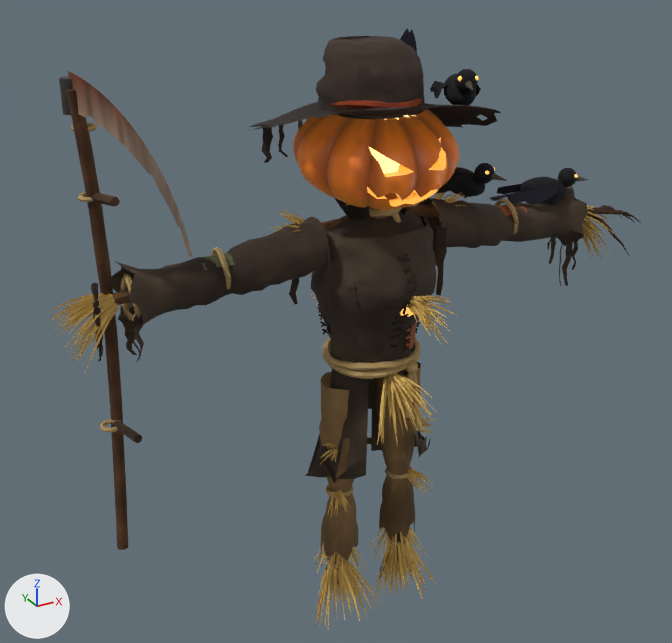
A saved change to the glTF model public/models/creatures/gourdlight_thatchgrin.glb.
Rendered twice from a camera (50 mm lens) standing at (-3.57, -5.89, 5.54) and looking at (-0.31, 0.04, 2.58). Lighting does not change. The marker at lower left points along +X, +Y and +Z. The first picture is the older version. Vertices at exactly the same position are counted once.

The older version as bpy lines, for what is in view:
```python
me_thatchgrin = bpy.data.meshes.new('Thatchgrin')
me_thatchgrin.from_pydata(...)  # 22999 vertices, 39006 faces; spans x -2.5..2.76, y -1.64..0.88, z -0.29..4.74
# faces by material slot: [31124, 3409, 3436, 589, 152, 200, 96]
me_thatchgrin.materials.append(mat_scarecrowmatte)
me_thatchgrin.materials.append(mat_gourdlitskin)
me_thatchgrin.materials.append(mat_gourdinner)
me_thatchgrin.materials.append(mat_gourdflesh)
me_thatchgrin.materials.append(mat_gourdglow)
me_thatchgrin.materials.append(mat_scarecrowglow)
me_thatchgrin.materials.append(mat_iron)
ob_thatchgrin = bpy.data.objects.new('Thatchgrin', me_thatchgrin)
ob_thatchgrin.location = (0.0, 0.0, 0.0)
```
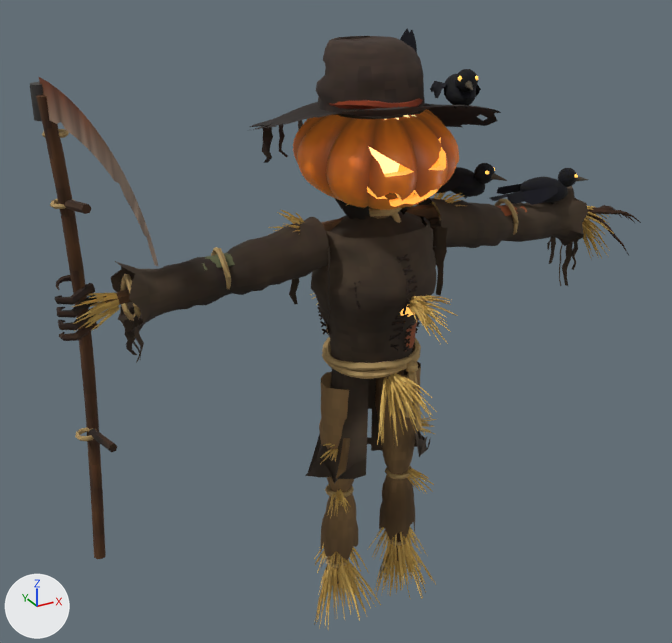
The change, as a list of edits to the scene's bpy script:
```text
Change me_thatchgrin:
    remove me_thatchgrin.from_pydata(...)  # 22999 vertices, 39006 faces; spans x -2.5..2.76, y -1.64..0.88, z -0.29..4.74
    add me_thatchgrin.from_pydata(...)  # 22714 vertices, 38591 faces; spans x -2.45..2.76, y -1.64..0.88, z -0.29..4.74
    me_thatchgrin part 1: the loose piece of 12 vertices spanning x -2.42..-2.06, y -0.02..0.01, z 3.1..3.17 is multiplied about its middle by the matrix ((0.425, -0.067, 0.16), (0.077, 0.452, -0.015), (-0.155, 0.04, 0.43)), then moved by (0.12, -0.02, 0.02)
    me_thatchgrin part 2: the loose piece of 12 vertices spanning x -2.31..-2.06, y -0.05..0.01, z 2.95..3.13 is multiplied about its middle by the matrix ((1.012, 0.238, 0.145), (-0.264, 0.995, 0.208), (-0.09, -0.237, 1.019)), then moved by (0.0, 0.0, -0.02)
    me_thatchgrin part 3: the loose piece of 12 vertices spanning x -2.36..-2.07, y -0.09..-0.02, z 3.03..3.18 is multiplied about its middle by the matrix ((0.889, -0.048, 0.498), (0.031, 1.019, 0.042), (-0.499, -0.021, 0.889)), then moved by (0.01, 0.01, 0.05)
    me_thatchgrin part 4: the loose piece of 12 vertices spanning x -2.47..-2.07, y -0.13..-0.02, z 3.08..3.18 is scaled about its middle by (0.796, 1.02, 0.335), then moved by (0.07, -0.01, -0.02)
    me_thatchgrin part 5: the loose piece of 12 vertices spanning x -2.4..-2.06, y -0.07..0.01, z 3.04..3.14 is scaled about its middle by (0.511, -0.0114, 0.325), then moved by (0.1, 0.03, 0.02)
    me_thatchgrin part 6: the loose piece of 12 vertices spanning x -2.35..-2.05, y -0.14..0.01, z 2.95..3.13 is multiplied about its middle by the matrix ((0.533, 0.138, 0.283), (-0.21, 0.571, 0.116), (-0.236, -0.196, 0.538)), then moved by (0.05, 0.01, 0.11)
    me_thatchgrin part 7: the loose piece of 12 vertices spanning x -2.47..-2.07, y -0.03..0.0, z 3.1..3.19 is multiplied about its middle by the matrix ((0.46, 0.01, 0.093), (-0.018, 0.467, 0.039), (-0.092, -0.042, 0.458)), then moved by (0.13, 0.0, 0.03)
    me_thatchgrin part 8: the loose piece of 12 vertices spanning x -2.45..-2.07, y 0.02..0.15, z 3.07..3.17 is scaled about its middle by (0.427, 0.384, 0.259), then moved by (0.14, -0.02, -0.01)
    me_thatchgrin part 9: the loose piece of 12 vertices spanning x -2.27..-2.05, y -0.15..-0.01, z 2.89..3.12 is scaled about its middle by (0.896, 0.436, 0.0519), then moved by (0.03, 0.0, 0.13)
    me_thatchgrin part 10: the loose piece of 12 vertices spanning x -2.28..-2.05, y -0.14..-0.02, z 2.89..3.11 is multiplied about its middle by the matrix ((0.528, -0.016, 0.382), (-0.084, 0.631, 0.142), (-0.373, -0.165, 0.509)), then moved by (0.02, 0.01, 0.12)
    me_thatchgrin part 11: the loose piece of 152 vertices spanning x -2.23..-2.03, y -0.07..0.16, z 1.09..4.55 is moved by (-0.18, 0.0, -0.02)
    me_thatchgrin part 12: the loose piece of 24 vertices spanning x -2.15..-2.04, y -0.33..0.05, z 2.12..2.23 is moved by (-0.18, 0.0, -0.02)
    me_thatchgrin part 13: the loose piece of 12 vertices spanning x -2.48..-2.06, y 0.0..0.08, z 3.03..3.14 is rebuilt with 12 vertices and now spans x -2.3..-2.04, y -0.01..0.09, z 3.0..3.13
    me_thatchgrin part 14: 6 loose pieces with 281 vertices, spanning x -2.24..-2.04, y -0.33..0.12, z 2.13..4.61, are deleted
    me_thatchgrin part 15: 16 vertices moved from x -2.21..-2.04, y -0.05..0.01, z 3.01..3.15 to x -2.2..-2.04, y -0.05..0.03, z 3.04..3.15; 606 vertices removed from x -2.5..-2.04, y -0.22..0.2, z 2.71..3.28; 423 vertices added at x -2.45..-2.03, y -0.11..0.12, z 2.11..3.33
    me_thatchgrin part 16: 54 vertices removed from x -2.18..-2.06, y -1.64..0.06, z 3.94..4.65; 234 vertices added at x -2.42..-2.22, y -1.64..0.12, z 3.8..4.63
    other edits to the shape of me_thatchgrin do not show in these pictures
```

Boxes [x1, y1, x2, y2] around the edits, measured in the pictures (672 x 643 px; the box of a moved part takes in the faces that stretch with it):
'Thatchgrin', reshaped
    before: [50, 28, 641, 629]
    after: [30, 28, 641, 629]
part 1 of me_thatchgrin, moved or reshaped (not visible afterwards)
    before: [62, 299, 104, 314]
part 2 of me_thatchgrin, moved or reshaped (not visible before)
    after: [85, 305, 119, 328]
part 3 of me_thatchgrin, moved or reshaped
    before: [74, 295, 114, 326]
    after: [72, 300, 107, 307]
part 4 of me_thatchgrin, moved or reshaped
    before: [60, 295, 112, 323]
    after: [77, 304, 111, 319]
part 5 of me_thatchgrin, moved or reshaped (not visible afterwards)
    before: [67, 305, 93, 324]
part 6 of me_thatchgrin, moved or reshaped
    before: [79, 320, 93, 338]
    after: [87, 296, 118, 304]
part 7 of me_thatchgrin, moved or reshaped
    before: [56, 294, 111, 315]
    after: [90, 293, 116, 298]
part 8 of me_thatchgrin, moved or reshaped (not visible afterwards)
    before: [51, 293, 110, 311]
part 9 of me_thatchgrin, moved or reshaped
    before: [94, 326, 102, 344]
    after: [94, 299, 119, 310]
part 10 of me_thatchgrin, moved or reshaped (not visible afterwards)
    before: [92, 313, 111, 345]
part 11 of me_thatchgrin, moved or reshaped
    before: [66, 89, 128, 550]
    after: [36, 95, 106, 559]
part 12 of me_thatchgrin, moved or reshaped
    before: [113, 420, 143, 443]
    after: [88, 429, 118, 452]
part 13 of me_thatchgrin, rebuilt (not visible afterwards)
    before: [51, 302, 89, 321]
part 14 of me_thatchgrin, deleted
    before: [59, 76, 120, 432]
part 15 of me_thatchgrin, moved or reshaped
    before: [50, 283, 119, 373]
    after: [54, 275, 120, 441]
part 16 of me_thatchgrin, reshaped
    before: [68, 71, 192, 257]
    after: [30, 77, 158, 266]
